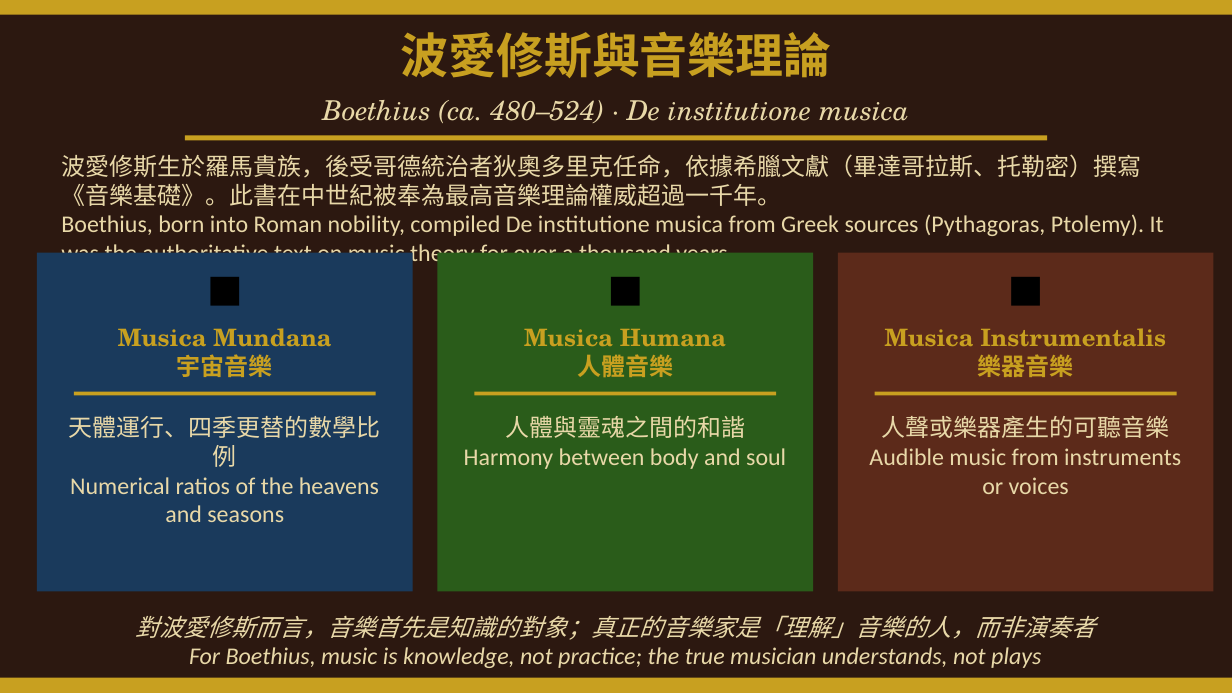
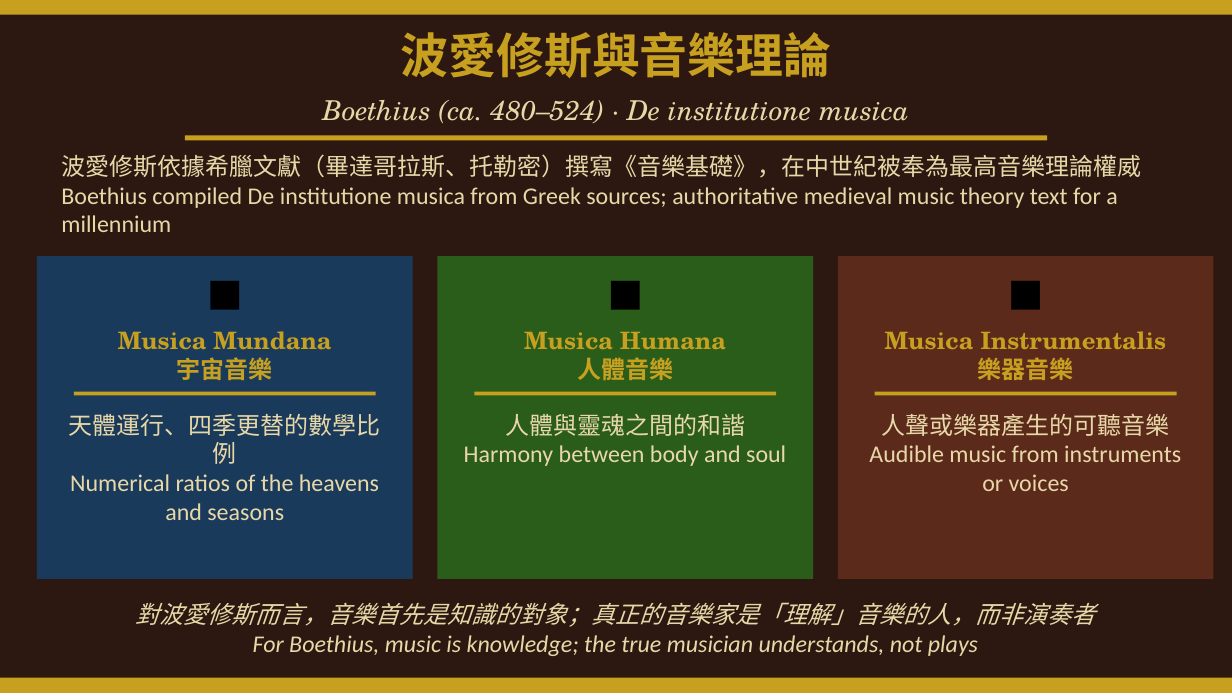
Before and after one commit to ccli-taipower/A_History_of_Western_Music, a slide deck: slide 11 of Ch02_Christian_Church.pptx. Drawn at 1232x693 pixels with LibreOffice and Linux fonts; fonts in the diff are those of the drawing. Boxes give left, top, right and bottom in pixels: in the first picture for what was removed or moved away, otherwise in the second. Text is boxed around its words. In the diff, an @@ line names an element or a change of style, - is before the commit and + after.

```diff
--- a/Ch02_Christian_Church.pptx
+++ b/Ch02_Christian_Church.pptx
@@ text at (61, 154, 1141, 232): text changed @@
-波愛修斯生於羅馬貴族，後受哥德統治者狄奧多里克任命，依據希臘文獻（畢達哥拉斯、托勒密）撰寫《音樂基礎》。此書在中世紀被奉為最高音樂理論權威超過一千年。
-Boethius, born into Roman nobility, compiled De institutione musica from Greek sources (Pythagoras, Ptolemy). It was the authoritative text on music theory for over a thousand years.
+波愛修斯依據希臘文獻（畢達哥拉斯、托勒密）撰寫《音樂基礎》，在中世紀被奉為最高音樂理論權威
+Boethius compiled De institutione musica from Greek sources; authoritative medieval music theory text for a millennium
@@ rectangle: place and size @@
-rectangle at (37, 253, 413, 591)
+rectangle at (37, 256, 413, 579)
@@ rectangle: place and size @@
-rectangle at (437, 253, 813, 591)
+rectangle at (437, 256, 813, 579)
@@ 3 texts: place and size @@
-3 texts at (37, 259, 1214, 314)
+3 texts at (37, 262, 1214, 318)
@@ rectangle: place and size @@
-rectangle at (838, 253, 1214, 591)
+rectangle at (838, 256, 1214, 579)
@@ text "對波愛修斯而言，音樂首先是知識的對象；真正的音樂家是「理解」音樂的人，而非演奏者": place and size @@
-text "對波愛修斯而言，音樂首先是知識的對象；真正的音樂家是「理解」音樂的人，而非演奏者" at (135, 615, 1095, 668)
+text "對波愛修斯而言，音樂首先是知識的對象；真正的音樂家是「理解」音樂的人，而非演奏者" at (135, 602, 1095, 656)
@@ text at (253, 635, 978, 656): text changed @@
-For Boethius, music is knowledge, not practice; the true musician understands, not plays
+For Boethius, music is knowledge; the true musician understands, not plays
```
Also in this commit, not shown: 3 other slides changed, 1 other file.
